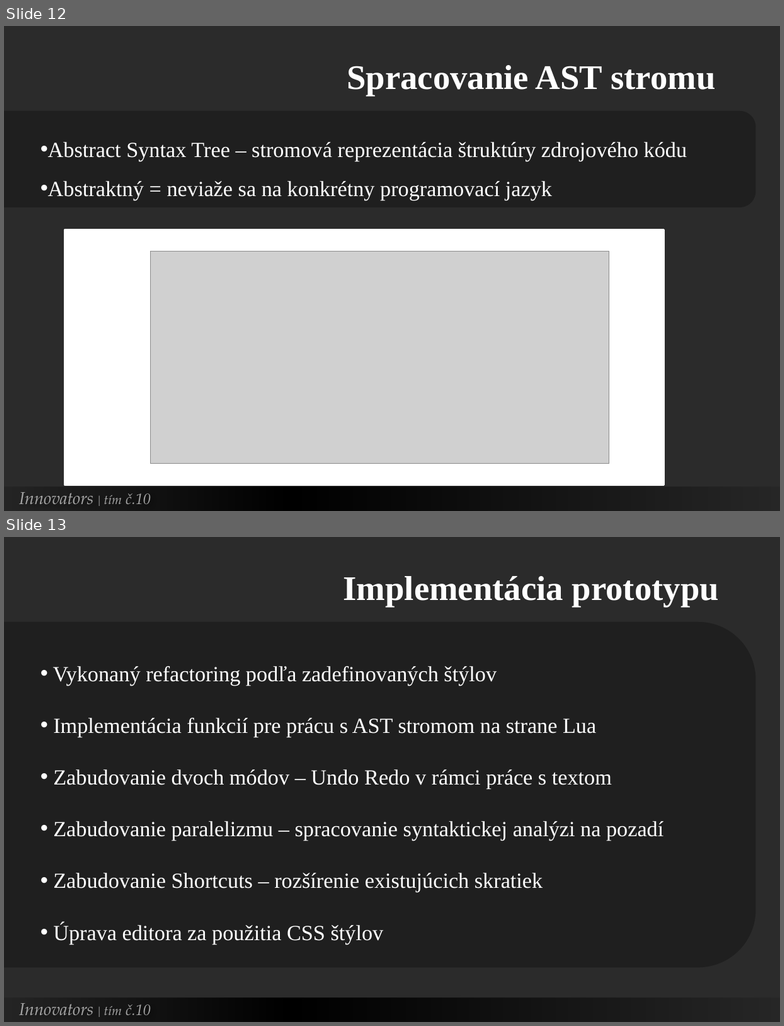
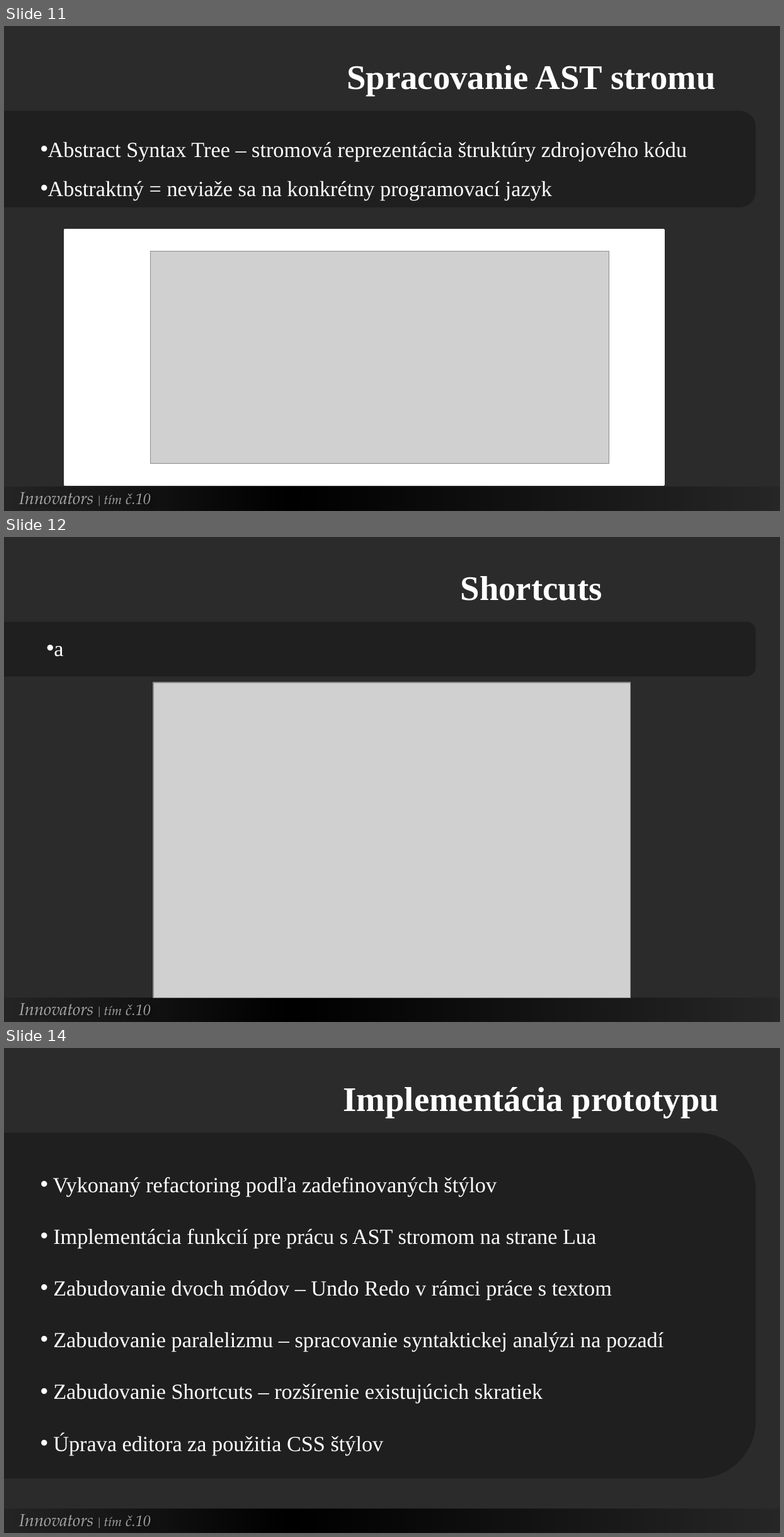
Before and after one commit to Innovators-Team10/Documentation, a slide deck: Dokumentacie/Ostatne/Innovators.pptx. Shown one above the other, each under a label of ours: slides 12 and 13 before the commit, slides 11, 12 and 14 after it; the slides between them are not shown. The pictures are 784x1026 and 784x1537 pixels, drawn with LibreOffice and Linux fonts; fonts in the diff are those of the drawing; grey boxes stand for pictures; background and template pictures are left out; a plain dark background stands for a picture behind light text. Boxes give left, top, right and bottom in pixels: in the first picture for what was removed or moved away, otherwise in the second. Text is boxed around its words. In the diff, an @@ line names an element or a change of style, - is before the commit and + after.

```diff
--- a/Dokumentacie/Ostatne/Innovators.pptx
+++ b/Dokumentacie/Ostatne/Innovators.pptx
@@ slide 12 added at (4,537,780,1022), background picture (left out) @@
@@ text added at (461,576,602,601), 32 pt, text #FFFFFF, bold @@
+Shortcuts
@@ round same rect added at (4,622,756,676), fill #000000 at 28% opacity @@
@@ text added at (54,646,63,657), 20 pt, text #FFFFFF @@
+• a
@@ picture added at (153,682,630,998) @@
@@ rectangle added at (4,998,780,1022), fill gradient #000000 @@
@@ text added at (19,1003,151,1015), 16 pt, text #A6A6A6, italic @@
+Innovators | tím č.10
@@ what was slide 12 is now slide 11 @@
@@ what was slide 13 is now slide 14 @@
```
Also in this commit, not shown: 6 slides changed.
